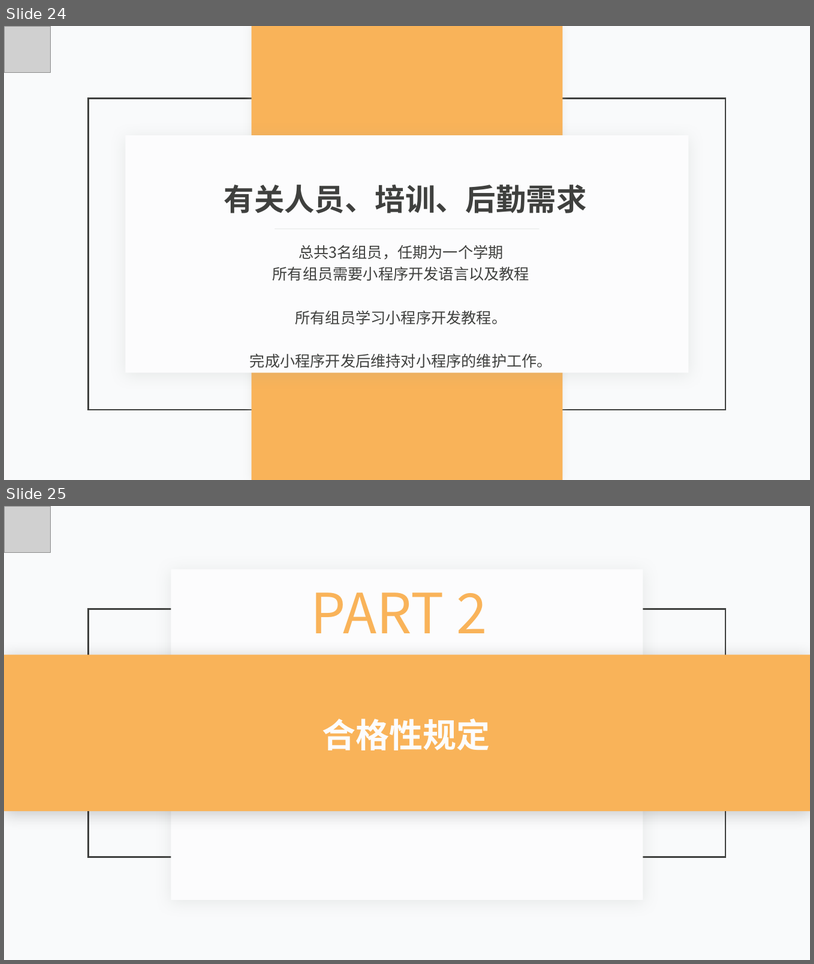
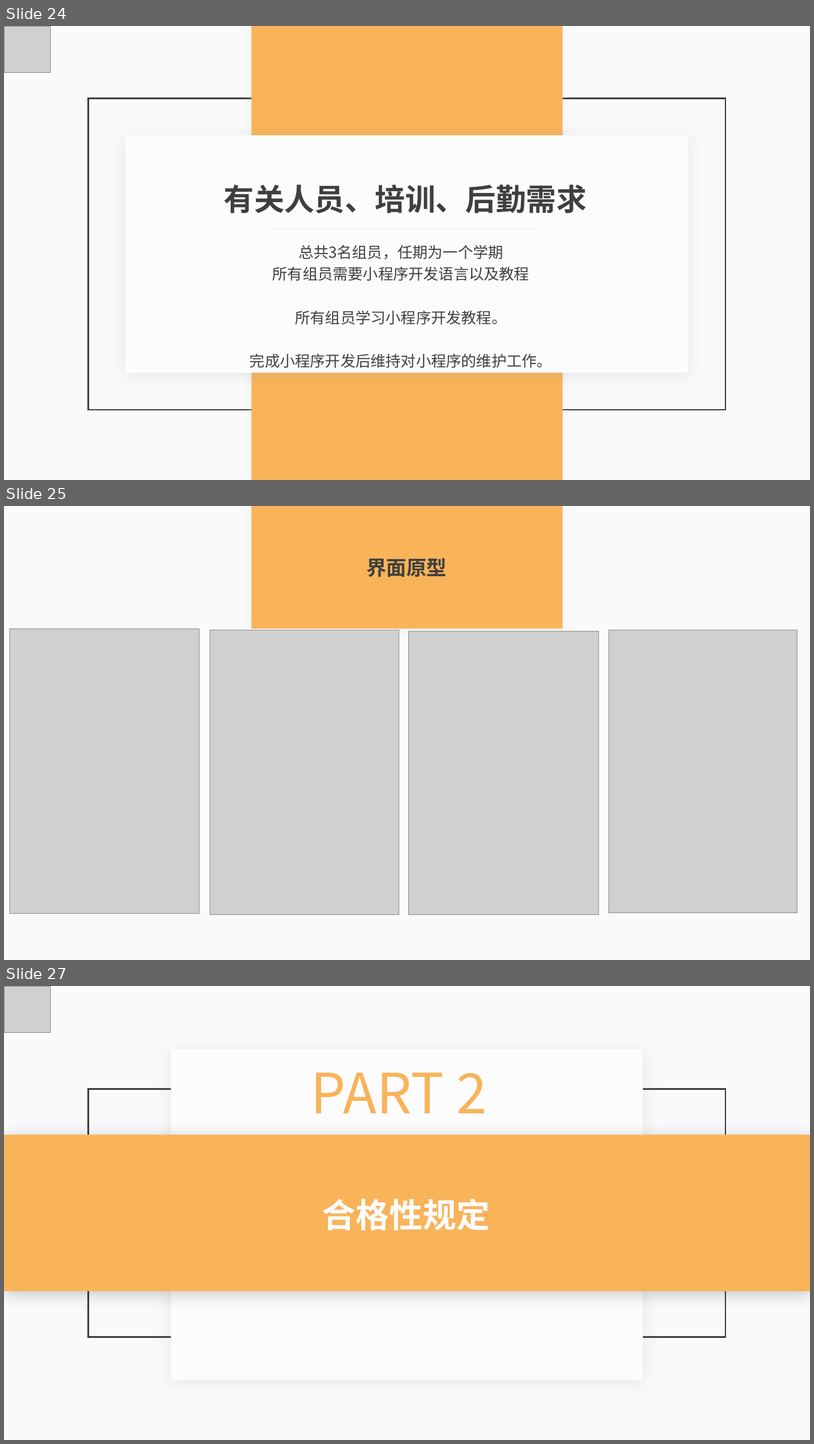
Before and after one commit to lorenzoyoung/ZUCC-Lazy-Bone, a slide deck: 评审PPT/SE2019春-G11-软件需求规格说明(SRS)/SE2019春-G11-软件需求规格说明(SRS)PPT.pptx. Shown one above the other, each under a label of ours: slides 24 and 25 before the commit, slides 24, 25 and 27 after it; the slides between them are not shown. The pictures are 814x964 and 814x1444 pixels, drawn with LibreOffice and Linux fonts; fonts in the diff are those of the drawing; grey boxes stand for pictures. Boxes give left, top, right and bottom in pixels: in the first picture for what was removed or moved away, otherwise in the second. Text is boxed around its words. In the diff, an @@ line names an element or a change of style, - is before the commit and + after.

```diff
--- a/评审PPT/SE2019春-G11-软件需求规格说明(SRS)/SE2019春-G11-软件需求规格说明(SRS)PPT.pptx
+++ b/评审PPT/SE2019春-G11-软件需求规格说明(SRS)/SE2019春-G11-软件需求规格说明(SRS)PPT.pptx
@@ slide 25 added at (4, 506, 810, 960), background #F9FAFB @@
@@ rectangle added at (251, 506, 563, 628), fill #F9B359 @@
@@ text added at (366, 558, 447, 577), 24 pt, text #3F403E, bold @@
+界面原型
@@ picture added at (9, 628, 200, 913) @@
@@ picture added at (210, 630, 399, 915) @@
@@ picture added at (409, 631, 599, 915) @@
@@ picture added at (609, 630, 798, 913) @@
@@ what was slide 25 is now slide 27 @@
```
Also in this commit, not shown: 1 slide changed, 1 other slide added, 4 other files.
